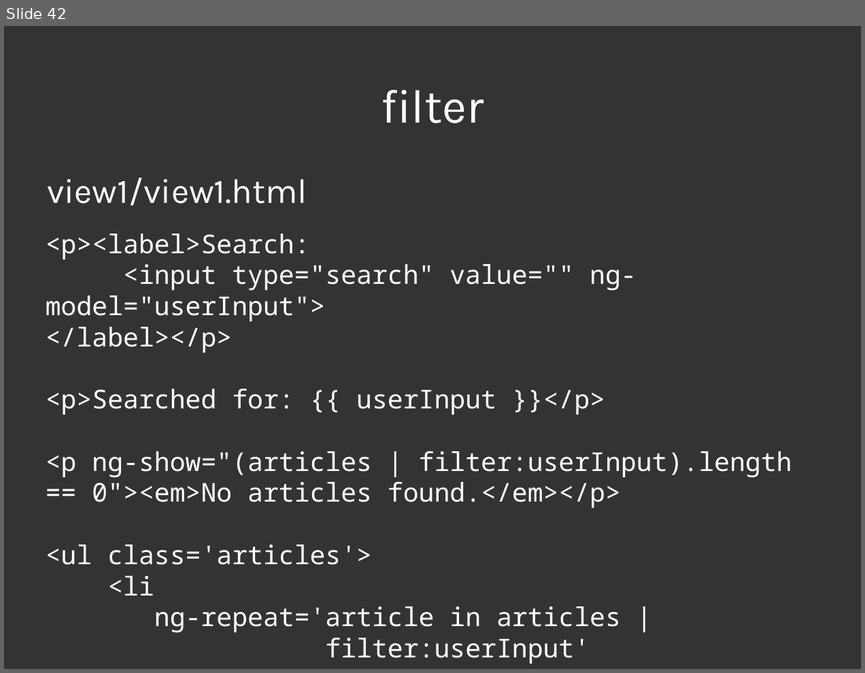
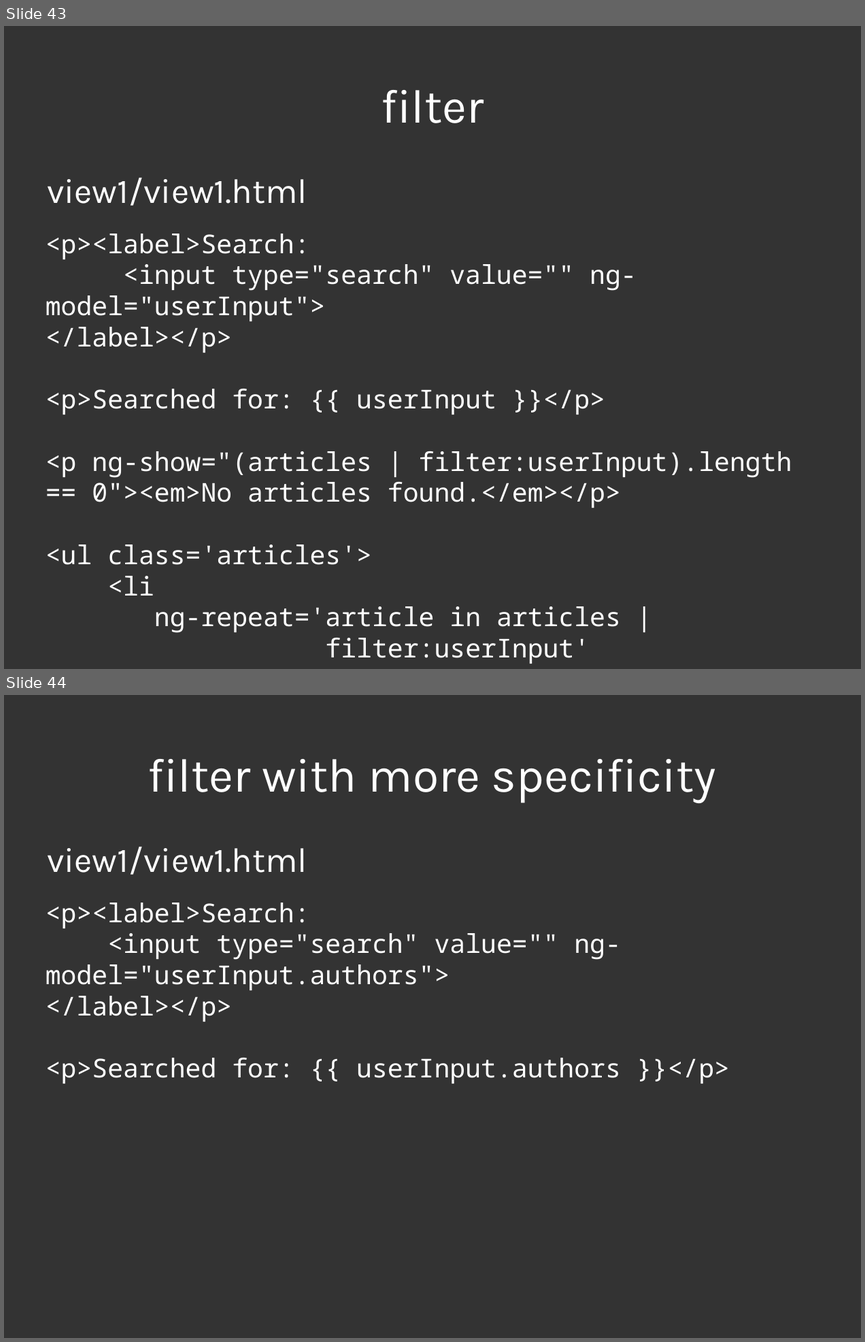
Before and after one commit to jenofdoom/intro-to-angularjs, a slide deck: intro-to-angularjs.odp. Shown one above the other, each under a label of ours: slide 42 before the commit, slides 43 and 44 after it. The pictures are 865x673 and 865x1342 pixels, drawn with LibreOffice and Linux fonts; fonts in the diff are those of the drawing. Boxes give left, top, right and bottom in pixels: in the first picture for what was removed or moved away, otherwise in the second. Text is boxed around its words. In the diff, an @@ line names an element or a change of style, - is before the commit and + after.

```diff
--- a/intro-to-angularjs.odp
+++ b/intro-to-angularjs.odp
@@ slide 44 added at (x1=4, y1=695, x2=861, y2=1338), background #333333 @@
@@ title added at (x1=147, y1=759, x2=716, y2=803), 44 pt, text #FFFFFF @@
+filter with more specificity
@@ title added at (x1=47, y1=847, x2=307, y2=875), 32 pt, text #FFFFFF @@
+view1/view1.html
@@ text added at (x1=45, y1=902, x2=730, y2=1083), 24 pt, text #FFFFFF @@
+<p><label>Search:
+<input type="search" value="" ng-model="userInput.authors">
+</label></p>
+<p>Searched for: {{ userInput.authors }}</p>
@@ what was slide 42 is now slide 43 @@
```
Also in this commit, not shown: 3 slides changed, 1 other slide added, 1 other file.
